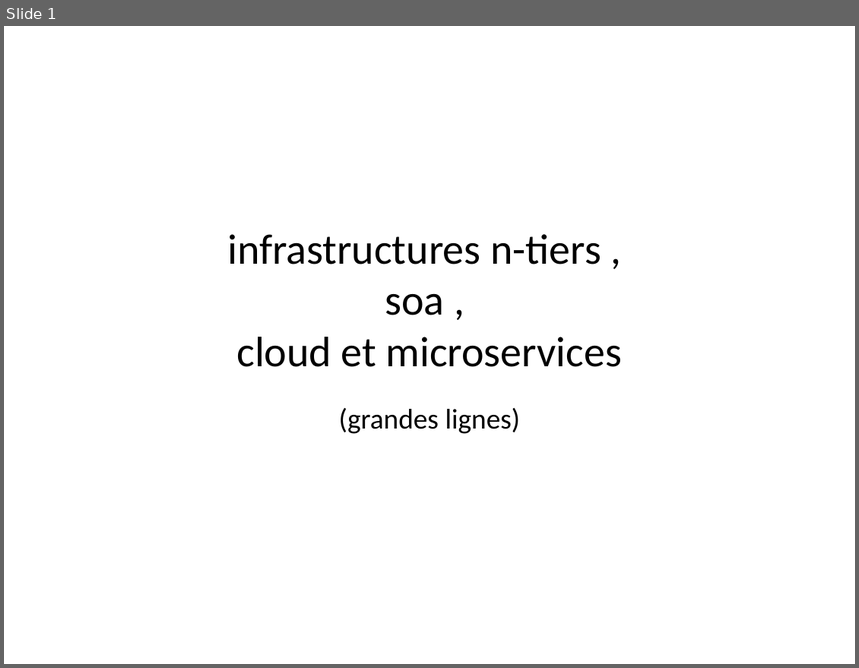
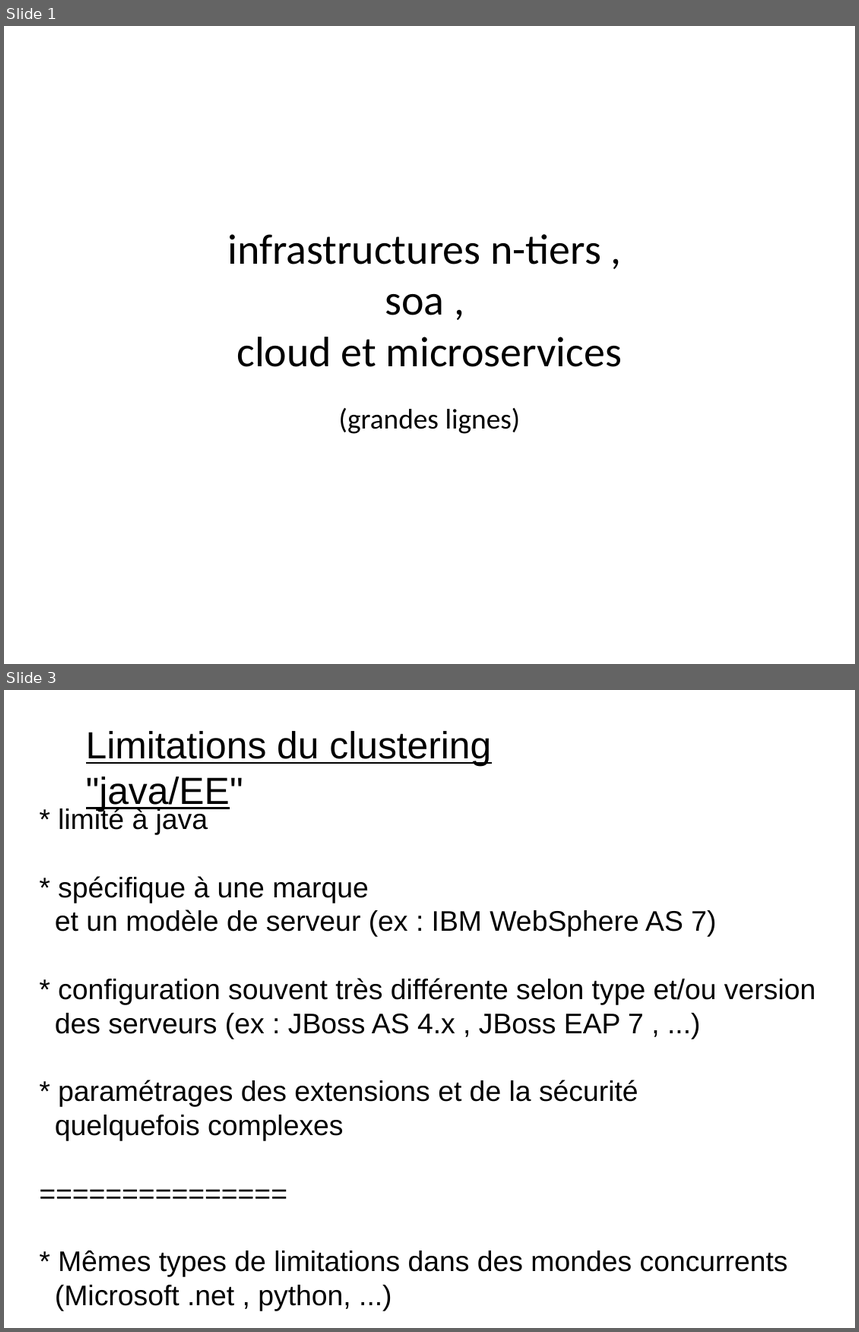
Before and after one commit to didier-tp/afc2021, a slide deck: docs/infrastructures_cloud_et_microservices.pptx. Shown one above the other, each under a label of ours: slide 1 before the commit, slides 1 and 3 after it; the slides between them are not shown. The pictures are 859x668 and 859x1332 pixels, drawn with LibreOffice and Linux fonts; fonts in the diff are those of the drawing. Boxes give left, top, right and bottom in pixels: in the first picture for what was removed or moved away, otherwise in the second. Text is boxed around its words. In the diff, an @@ line names an element or a change of style, - is before the commit and + after.

```diff
--- a/docs/infrastructures_cloud_et_microservices.pptx
+++ b/docs/infrastructures_cloud_et_microservices.pptx
@@ slide 3 added at [4,690,855,1328], background #FFFFFF @@
@@ text added at [86,731,491,812], 32 pt, text #000000, underline @@
+Limitations du clustering "java/EE"
@@ text added at [55,807,816,1277], 24 pt, text #000000 @@
+* limité à java
+* spécifique à une marque
+et un modèle de serveur (ex : IBM WebSphere AS 7)
+* configuration souvent très différente selon type et/ou version
+des serveurs (ex : JBoss AS 4.x , JBoss EAP 7 , ...)
+* paramétrages des extensions et de la sécurité
+quelquefois complexes
+===============
+* Mêmes types de limitations dans des mondes concurrents
+(Microsoft .net , python, ...)
```
Also in this commit, not shown: 9 other slides added, 10 other files.
